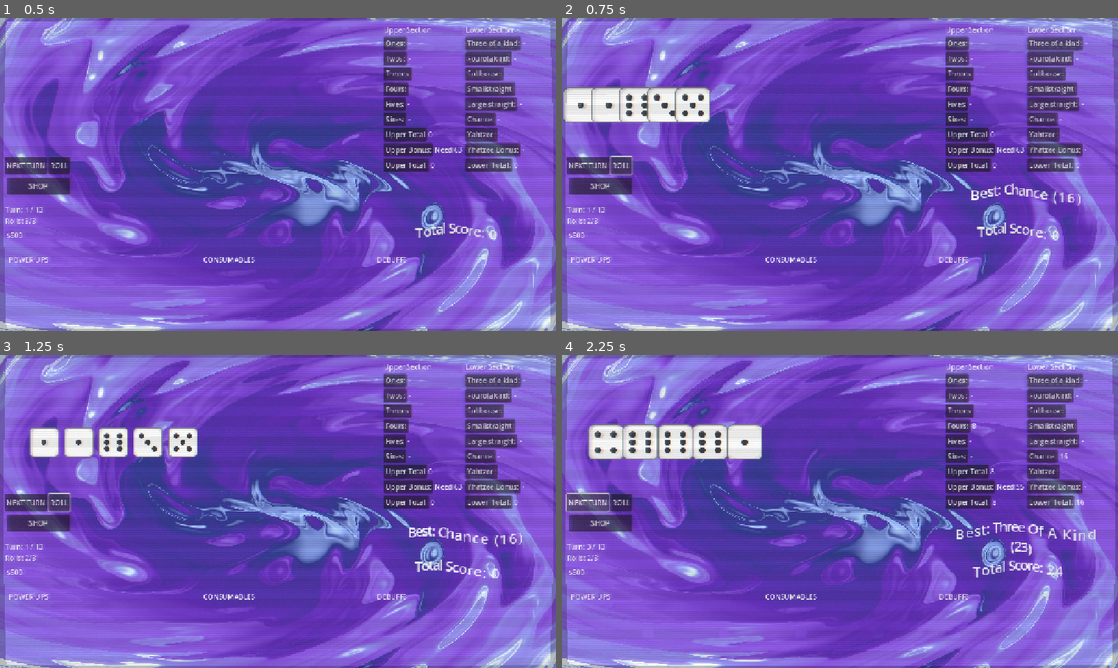
Above: before the commit, frames 1-4 (two rows, left to right).
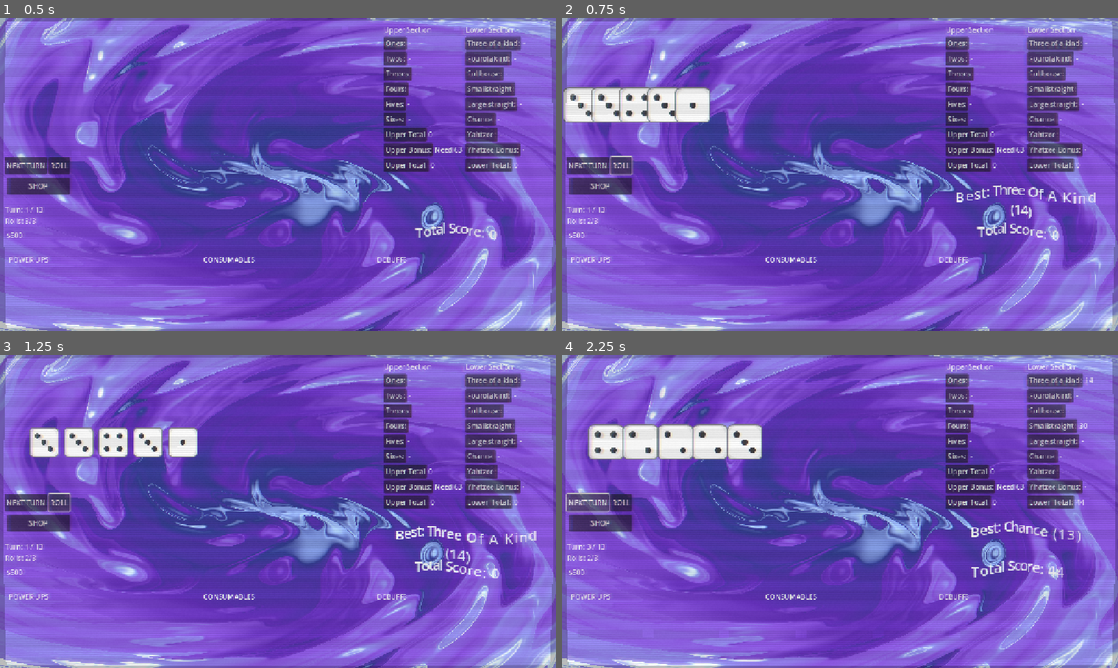
Above: after the commit, the same moments.

Repository: unclemoney/DiceRogue
Game: Godot game, scene res://Tests/DebuffTest.tscn
The game is run twice, just before and just after one commit, with the same random seed, the same clock (stepped at 60 frames per second) and the same inputs. The project has no main scene, so this scene is started directly. The engine's default icon, where the game draws it, is replaced by a stand-in: a white triangle on a blue panel in a dark square.
Inputs:
- Up to frame 1 (0.5 s): no input
- Up to frame 2 (0.75 s): click "ROLL" at 0.5 s
- Up to frame 3 (1.25 s): no input
- Up to frame 4 (2.25 s): click "NEXT TURN" at 1.25 s; click "NEXT TURN" at 2 s

Frame 1 is identical in both runs. In frame 2, 0.9% of the frame differs, in the area x 1-96%, y 24-65%; in frame 3, 0.8%; in frame 4, 1.3%, in the area x 12-96%, y 7-72%.

Commit message:
Refactor dice system to use DiceData resources
Introduces the DiceData resource for dice configuration, enabling support for multiple dice types (D4, D6) with custom textures and sides. Updates dice.gd and dice_hand.gd to use DiceData, adds resource files for D4 and D6 dice, and improves dice spawning, rolling, and switching logic for extensibility.

Diff:
--- a/Scenes/Dice/dice.tscn
+++ b/Scenes/Dice/dice.tscn
@@ -1,7 +1,8 @@
-[gd_scene load_steps=5 format=3 uid="uid://c6k045mexxkyd"]
+[gd_scene load_steps=6 format=3 uid="uid://c6k045mexxkyd"]
 
 [ext_resource type="Shader" uid="uid://nnas25gstgd5" path="res://Scripts/Shaders/lock_overlay.gdshader" id="1_n24en"]
 [ext_resource type="Script" uid="uid://f3p5lcmx2oq5" path="res://Scripts/Core/dice.gd" id="1_nyboh"]
+[ext_resource type="Resource" uid="uid://cyhek3ri4ljv7" path="res://Scripts/Dice/d4_dice.tres" id="3_n24en"]
 
 [sub_resource type="ShaderMaterial" id="ShaderMaterial_duqd2"]
 shader = ExtResource("1_n24en")
@@ -14,6 +15,7 @@
 [node name="Dice" type="Area2D" groups=["dice"]]
 material = SubResource("ShaderMaterial_duqd2")
 script = ExtResource("1_nyboh")
+dice_data = ExtResource("3_n24en")
 
 [node name="Sprite2D" type="Sprite2D" parent="."]
 
--- a/Scripts/Core/dice.gd
+++ b/Scripts/Core/dice.gd
@@ -5,15 +5,14 @@
 signal selected(dice: Dice)
 signal clicked
 
-static var dice_textures := {}
 var active_mods: Dictionary = {}  # id -> Mod
 var home_position: Vector2 = Vector2.ZERO
 var _can_process_input := true
 var _lock_shader_enabled := true
-
-@export var sides: int = 6
 @export var is_locked: bool = false
-@export var value: int = 1
+
+@export var dice_data: DiceData
+var value: int = 1
 
 @onready var sprite: Sprite2D = $Sprite2D
 @onready var lock_shader := load("res://Scripts/Shaders/lock_overlay.gdshader")
@@ -28,26 +27,36 @@
 
 func _ready():
 	add_to_group("dice")
+
+	if not dice_data:
+		push_error("[Dice] No DiceData resource assigned!")
+		return
+
+	# Set up shaders
 	lock_shader_material.shader = lock_shader
 	dice_material.shader = glow_shader
 	sprite.material = dice_material
 	dice_material.set_shader_parameter("glow_strength", 0.0)
 	dice_material.set_shader_parameter("lock_overlay_strength", 0.6 if is_locked else 0.0)
 
-	if dice_textures.is_empty():
-		for i in range(1, 7):
-			dice_textures[i] = load("res://Resources/Art/Dice/dieWhite_border%d.png" % i)
-
 	update_visual()
 	connect("mouse_entered", Callable(self, "_on_mouse_entered"))
 	connect("mouse_exited", Callable(self, "_on_mouse_exited"))
 	set_dice_input_enabled(true)
 	set_lock_shader_enabled(true)
 
-func roll():
+func roll() -> void:
 	if is_locked:
 		return
-	value = randi() % sides + 1
+
+	if not dice_data:
+		push_error("[Dice] Cannot roll - no DiceData assigned!")
+		return
+
+	# Generate value between 1 and number of sides
+	value = (randi() % dice_data.sides) + 1
+	print("[Dice] Rolling", dice_data.display_name, "- got:", value)
+
 	emit_signal("rolled", value)
 	animate_roll()
 	update_visual()
@@ -69,8 +78,15 @@
 	tween.tween_property(self, "scale", Vector2(1, 1), 0.1).set_delay(0.1)
 
 func update_visual():
-	sprite.texture = dice_textures.get(value, null)
-	# Use both lock state and shader enabled state
+	if not dice_data:
+		push_error("[Dice] Cannot update visual - no DiceData assigned!")
+		return
+
+	if value <= dice_data.textures.size():
+		sprite.texture = dice_data.textures[value - 1]
+	else:
+		push_error("[Dice] Invalid value for current dice:", value)
+
 	dice_material.set_shader_parameter("lock_overlay_strength",
 		0.6 if (is_locked && _lock_shader_enabled) else 0.0)
 
--- a/Scripts/Core/dice_hand.gd
+++ b/Scripts/Core/dice_hand.gd
@@ -11,11 +11,58 @@
 @export var spacing:         float   = 80.0
 @export var start_position:  Vector2 = Vector2(100, 200)
 
+@export var default_dice_data: DiceData
+@export var d6_dice_data: DiceData = preload("res://Scripts/Dice/d6_dice.tres")
+@export var d4_dice_data: DiceData = preload("res://Scripts/Dice/d4_dice.tres")
+
+# Add debug state tracking
+var current_dice_type: String = "d6"
+
 var dice_list: Array[Dice] = []
 
+func _ready() -> void:
+	print("\n=== DiceHand Initializing ===")
+
+	if not d6_dice_data:
+		push_error("[DiceHand] D6 dice data not assigned!")
+		return
+
+	if not d4_dice_data:
+		push_error("[DiceHand] D4 dice data not assigned!")
+		return
+
+	if d6_dice_data.sides != 6:
+		push_error("[DiceHand] D6 data has incorrect number of sides:", d6_dice_data.sides)
+		return
+
+	if d4_dice_data.sides != 4:
+		push_error("[DiceHand] D4 data has incorrect number of sides:", d4_dice_data.sides)
+		return
+
+	# Start with D6 dice by default
+	switch_dice_type("d4")
+
 func spawn_dice() -> void:
+	if not default_dice_data:
+		push_error("[DiceHand] Cannot spawn dice - no default DiceData assigned!")
+		return
+
+	# Clear existing dice first
 	clear_dice()
-	update_dice_count()
+
+	print("[DiceHand] Spawning", dice_count, "dice of type:", current_dice_type)
+
+	for i in range(dice_count):
+		var die = dice_scene.instantiate() as Dice
+		if die:
+			die.dice_data = default_dice_data
+			add_child(die)
+			die.home_position = start_position + Vector2(i * spacing, 0)
+			die.position = Vector2(-200, die.home_position.y)
+			die.animate_entry(die.position)
+			dice_list.append(die)
+			print("[DiceHand] Spawned die", i + 1, "with", default_dice_data.sides, "sides")
+
 	emit_signal("dice_spawned")
 
 	# Only disable dice if lock debuff is active
@@ -31,10 +78,17 @@
 func roll_all() -> void:
 	if dice_list.size() == 0:
 		return
-	for die in dice_list:
+
+	print("\n=== Rolling All Dice ===")
+	print("[DiceHand] Current dice type:", current_dice_type.to_upper())
+	print("[DiceHand] Number of dice:", dice_list.size())
+
+	for i in range(dice_list.size()):
+		var die = dice_list[i]
 		die.roll()
+		print("[DiceHand] Die", i + 1, "rolled:", die.value)
+
 	_update_results()
-	#await get_tree().create_timer(roll_duration).timeout
 	emit_signal("roll_complete")
 
 func _update_results() -> void:
@@ -94,20 +148,21 @@
 func roll_unlocked_dice() -> void:
 	var unlocked = get_unlocked_dice()
 	if unlocked.is_empty():
-		print("No unlocked dice to roll")
-		return
-
-	print("Rolling", unlocked.size(), "unlocked dice")
-
-	for die in unlocked:
+		print("[DiceHand] No unlocked dice to roll")
+		return
+
+	print("\n=== Rolling Unlocked Dice ===")
+	print("[DiceHand] Current dice type:", current_dice_type.to_upper())
+	print("[DiceHand] Unlocked dice count:", unlocked.size())
+
+	for i in range(unlocked.size()):
+		var die = unlocked[i]
 		die.roll()
+		print("[DiceHand] Unlocked die", i + 1, "rolled:", die.value)
 		await get_tree().create_timer(roll_delay).timeout
 
-	# After all dice have finished rolling
 	await get_tree().create_timer(roll_duration).timeout
-	emit_signal("roll_complete")  # Changed to match original signal name
-
-
+	emit_signal("roll_complete")
 
 # Add this function
 func get_unlocked_dice() -> Array[Dice]:
@@ -116,3 +171,36 @@
 		if die is Dice and not die.is_locked:
 			unlocked.append(die)
 	return unlocked
+
+# Replace both switch_to_d4() and switch_to_d6() with this single function
+func switch_dice_type(type: String) -> void:
+	print("\n=== Switching to", type.to_upper(), "Dice ===")
+
+	# Get the appropriate dice data based on type
+	var new_dice_data: DiceData
+	match type.to_lower():
+		"d4":
+			if not d4_dice_data:
+				push_error("[DiceHand] D4 dice data not assigned!")
+				return
+			new_dice_data = d4_dice_data
+		"d6":
+			if not d6_dice_data:
+				push_error("[DiceHand] D6 dice data not assigned!")
+				return
+			new_dice_data = d6_dice_data
+		_:
+			push_error("[DiceHand] Unknown dice type:", type)
+			return
+
+	default_dice_data = new_dice_data
+	current_dice_type = type.to_lower()
+
+	for i in range(dice_list.size()):
+		var die = dice_list[i]
+		die.dice_data = new_dice_data
+		die.value = 1  # Reset to first face
+		die.update_visual()
+		print("[DiceHand] Updated die", i + 1, "to", type.to_upper())
+
+	print("[DiceHand] Successfully switched to", type.to_upper(), "dice")
--- /dev/null
+++ b/Scripts/Dice/DiceData.gd
@@ -0,0 +1,15 @@
+extends Resource
+class_name DiceData
+
+@export var id: String = "d6"
+@export var display_name: String = "D6"
+@export var sides: int = 6
+@export var textures: Array[Texture2D]
+
+func _init() -> void:
+	if textures.is_empty():
+		# Load default d6 textures
+		for i in range(1, 7):
+			var texture = load("res://Resources/Art/Dice/dieWhite_border%d.png" % i)
+			if texture:
+				textures.append(texture)
--- /dev/null
+++ b/Scripts/Dice/d4_dice.tres
@@ -0,0 +1,15 @@
+[gd_resource type="Resource" script_class="DiceData" load_steps=6 format=3 uid="uid://cyhek3ri4ljv7"]
+
+[ext_resource type="Script" uid="uid://cfvqx1x72koke" path="res://Scripts/Dice/DiceData.gd" id="1_pfkc1"]
+[ext_resource type="Texture2D" uid="uid://5dlc611eol58" path="res://Resources/Art/Dice/dieWhite_border1.png" id="2_q8d1g"]
+[ext_resource type="Texture2D" uid="uid://y765st2hpl6j" path="res://Resources/Art/Dice/dieWhite_border2.png" id="3_kmlsq"]
+[ext_resource type="Texture2D" uid="uid://ctklyagmynj62" path="res://Resources/Art/Dice/dieWhite_border3.png" id="4_35jsc"]
+[ext_resource type="Texture2D" uid="uid://dt3dyl5p5vphk" path="res://Resources/Art/Dice/dieWhite_border4.png" id="5_7fhj7"]
+
+[resource]
+script = ExtResource("1_pfkc1")
+id = "d4"
+display_name = "D4"
+sides = 4
+textures = Array[Texture2D]([ExtResource("2_q8d1g"), ExtResource("3_kmlsq"), ExtResource("4_35jsc"), ExtResource("5_7fhj7")])
+metadata/_custom_type_script = "uid://cfvqx1x72koke"
--- /dev/null
+++ b/Scripts/Dice/d6_dice.tres
@@ -0,0 +1,17 @@
+[gd_resource type="Resource" script_class="DiceData" load_steps=8 format=3 uid="uid://yfo1kg8l65ae"]
+
+[ext_resource type="Script" uid="uid://cfvqx1x72koke" path="res://Scripts/Dice/DiceData.gd" id="1_s5d5a"]
+[ext_resource type="Texture2D" uid="uid://5dlc611eol58" path="res://Resources/Art/Dice/dieWhite_border1.png" id="2_tex1"]
+[ext_resource type="Texture2D" uid="uid://y765st2hpl6j" path="res://Resources/Art/Dice/dieWhite_border2.png" id="3_tex2"]
+[ext_resource type="Texture2D" uid="uid://ctklyagmynj62" path="res://Resources/Art/Dice/dieWhite_border3.png" id="4_tex3"]
+[ext_resource type="Texture2D" uid="uid://dt3dyl5p5vphk" path="res://Resources/Art/Dice/dieWhite_border4.png" id="5_tex4"]
+[ext_resource type="Texture2D" uid="uid://dq803jv8m63h6" path="res://Resources/Art/Dice/dieWhite_border5.png" id="6_tex5"]
+[ext_resource type="Texture2D" uid="uid://bcu4n1tepxash" path="res://Resources/Art/Dice/dieWhite_border6.png" id="7_tex6"]
+
+[resource]
+script = ExtResource("1_s5d5a")
+id = "d6"
+display_name = "D6"
+sides = 6
+textures = Array[Texture2D]([ExtResource("2_tex1"), ExtResource("3_tex2"), ExtResource("4_tex3"), ExtResource("5_tex4"), ExtResource("6_tex5"), ExtResource("7_tex6")])
+metadata/_custom_type_script = "uid://cfvqx1x72koke"
Not shown, added: Scripts/Dice/DiceData.gd.uid
